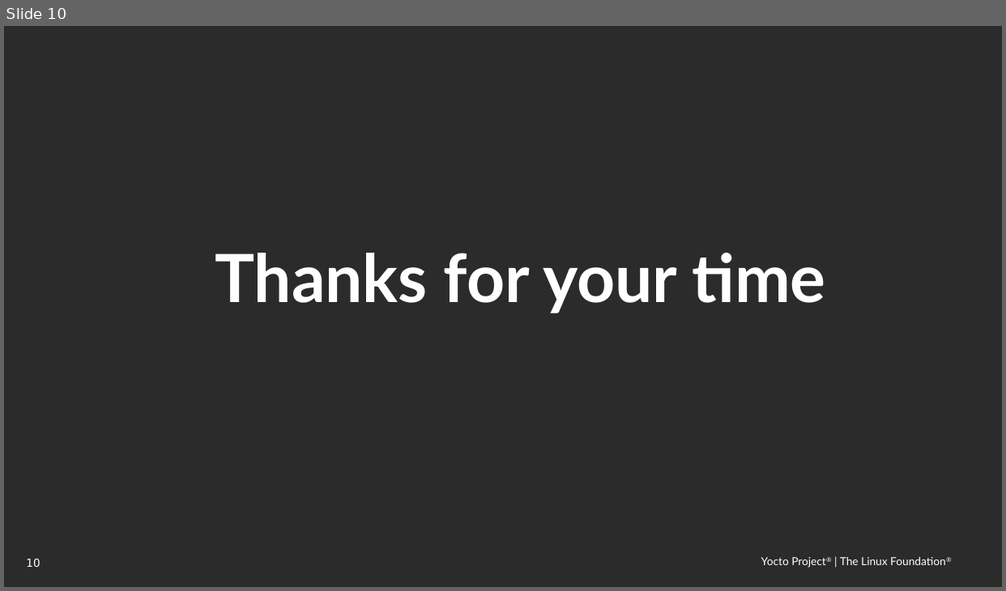
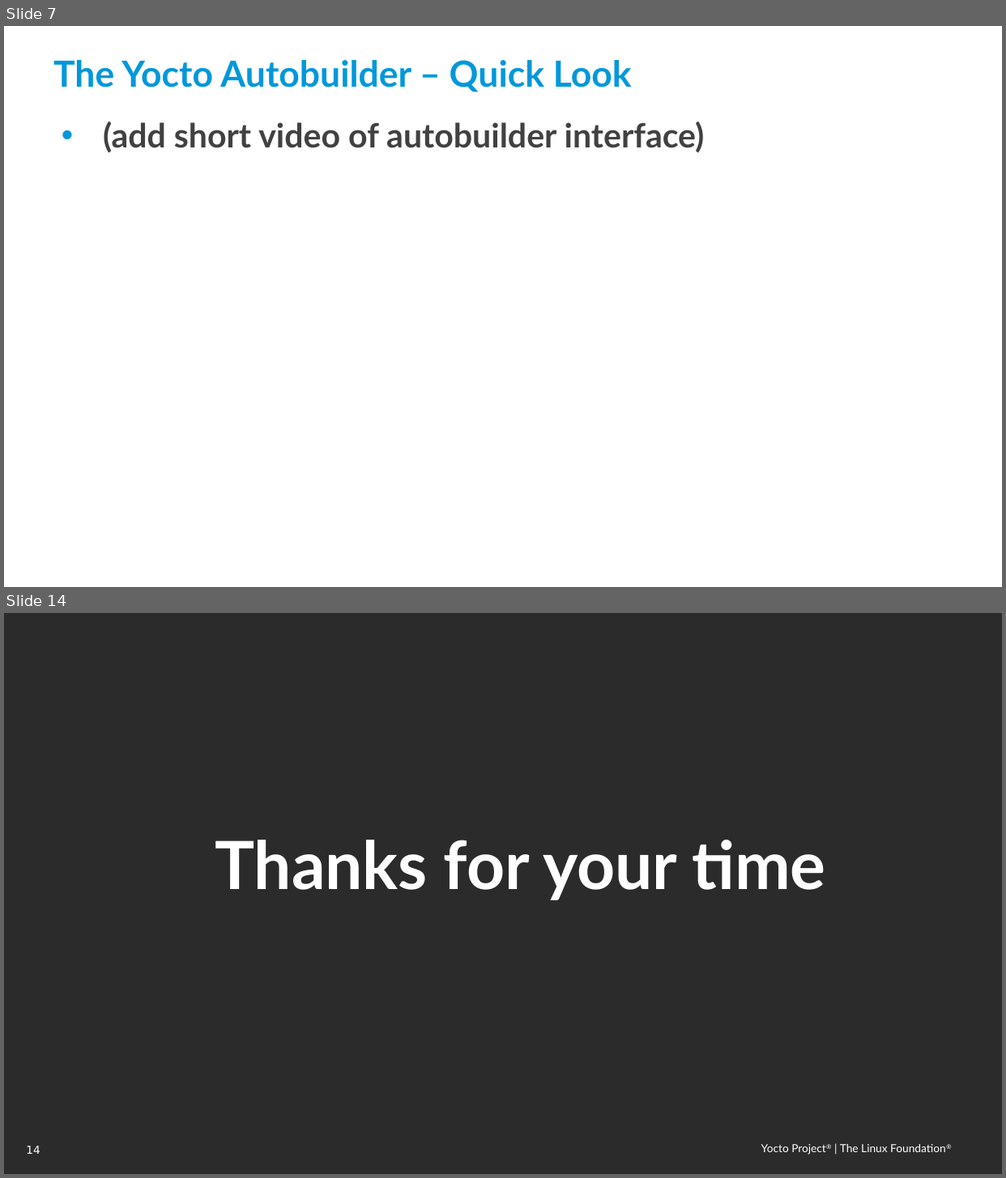
Before and after one commit to threexc/yocto-tekton, a slide deck: yddtalk/YP_DevDay_k8s_tekton.odp. Shown one above the other, each under a label of ours: slide 10 before the commit, slides 7 and 14 after it; the slides between them are not shown. The pictures are 1006x591 and 1006x1178 pixels, drawn with LibreOffice and Linux fonts; fonts in the diff are those of the drawing; background and template pictures are left out; a plain dark background stands for a picture behind light text. Boxes give left, top, right and bottom in pixels: in the first picture for what was removed or moved away, otherwise in the second. Text is boxed around its words. In the diff, an @@ line names an element or a change of style, - is before the commit and + after.

```diff
--- a/yddtalk/YP_DevDay_k8s_tekton.odp
+++ b/yddtalk/YP_DevDay_k8s_tekton.odp
@@ slide 7 added at box(4, 26, 1002, 587), background picture (left out); not listed: 2 template elements that a slide beside it also shows @@
@@ title added at box(53, 60, 632, 92), 26 pt, text #0098DB, bold @@
+The Yocto Autobuilder – Quick Look
@@ text added at box(103, 122, 705, 153), 24 pt, text #414141, bold @@
+• (add short video of autobuilder interface)
@@ what was slide 10 is now slide 14 @@
@@ page number at box(26, 1146, 40, 1154): text changed @@
-10
+14
```
Also in this commit, not shown: 2 slides changed, 6 other slides added, 3 slides removed.
